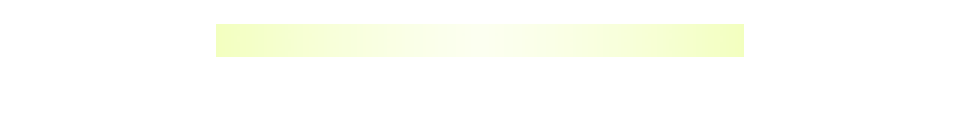
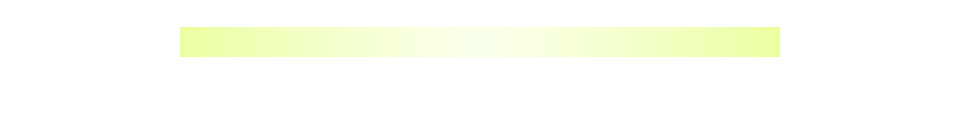
Two versions of the same layered image (960×138). Layer-by-layer changes:
"bar": opacity 50% → 75%, painted on it over [180, 24, 780, 57]
